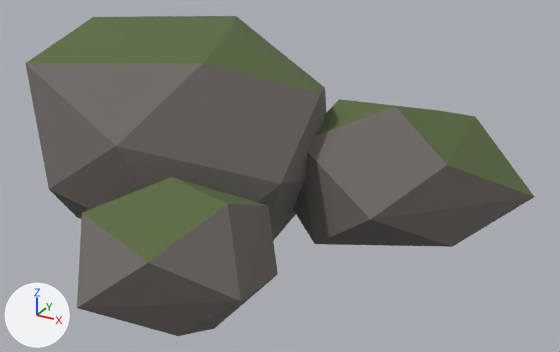
An edit to the glTF model assets/rocks/rock_4.glb, drawn before and after from the same camera.
Rendered twice from a 50 mm lens placed at (1.5, -2.39, 1.49), pointed at (0.16, 0.06, 0.26). Lighting does not change. The marker at lower left points along +X, +Y and +Z. The first picture is the older version.

The older version as bpy lines, for what is in view:
```python
mat_rock_4_moss = principled_material('rock_4_moss')
mat_rock_4_moss.base_color = (0.107, 0.147, 0.055)  # dark green #5c6b42
mat_rock_4_moss.roughness = 0.95
mat_rock_4_stone = principled_material('rock_4_stone')
mat_rock_4_stone.base_color = (0.163, 0.147, 0.133)  # grey #706b66
mat_rock_4_stone.roughness = 0.95
me_rock_4 = bpy.data.meshes.new('rock_4')
me_rock_4.from_pydata(...)  # 50 vertices, 88 faces; spans x -1.05..1.05, y -0.87..0.87, z -0.14..0.78
# faces by material slot: [72, 16]
me_rock_4.materials.append(mat_rock_4_stone)  # grey #706b66
me_rock_4.materials.append(mat_rock_4_moss)  # dark green #5c6b42
ob_rock_4 = bpy.data.objects.new('rock_4', me_rock_4)
ob_rock_4.location = (0.0, 0.0, 0.0)
```
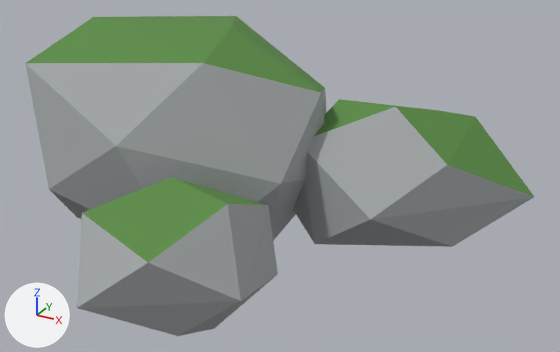
The change, as a list of edits to the scene's bpy script:
```text
Change mat_rock_4_stone:
    mat_rock_4_stone.base_color: (0.163, 0.147, 0.133) -> (0.366, 0.386, 0.392)  # grey #706b66 -> grey #a3a7a8
Change mat_rock_4_moss:
    mat_rock_4_moss.base_color: (0.107, 0.147, 0.055) -> (0.105, 0.262, 0.0595)  # dark green #5c6b42 -> green #5b8c45
```

Where the change shows, as pixel boxes (x1, y1, x2, y2) in the pictures (560 x 352 px):
'rock_4', recoloured (lighter)
    both: (25, 16, 534, 336)
